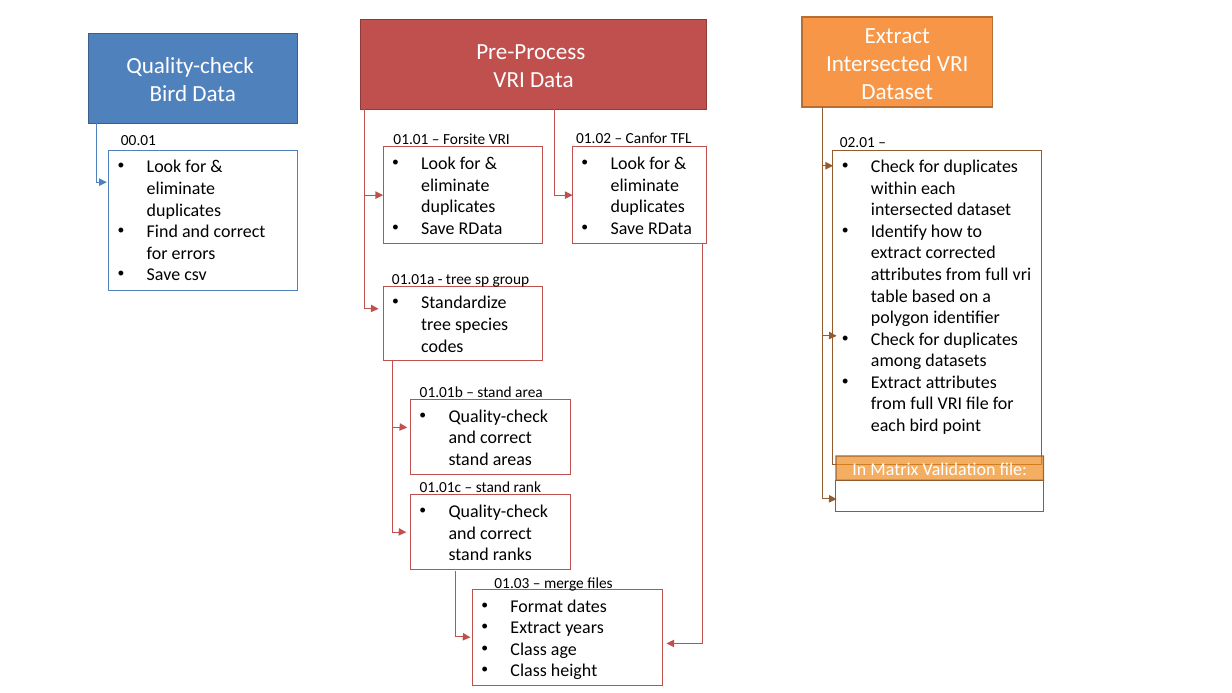
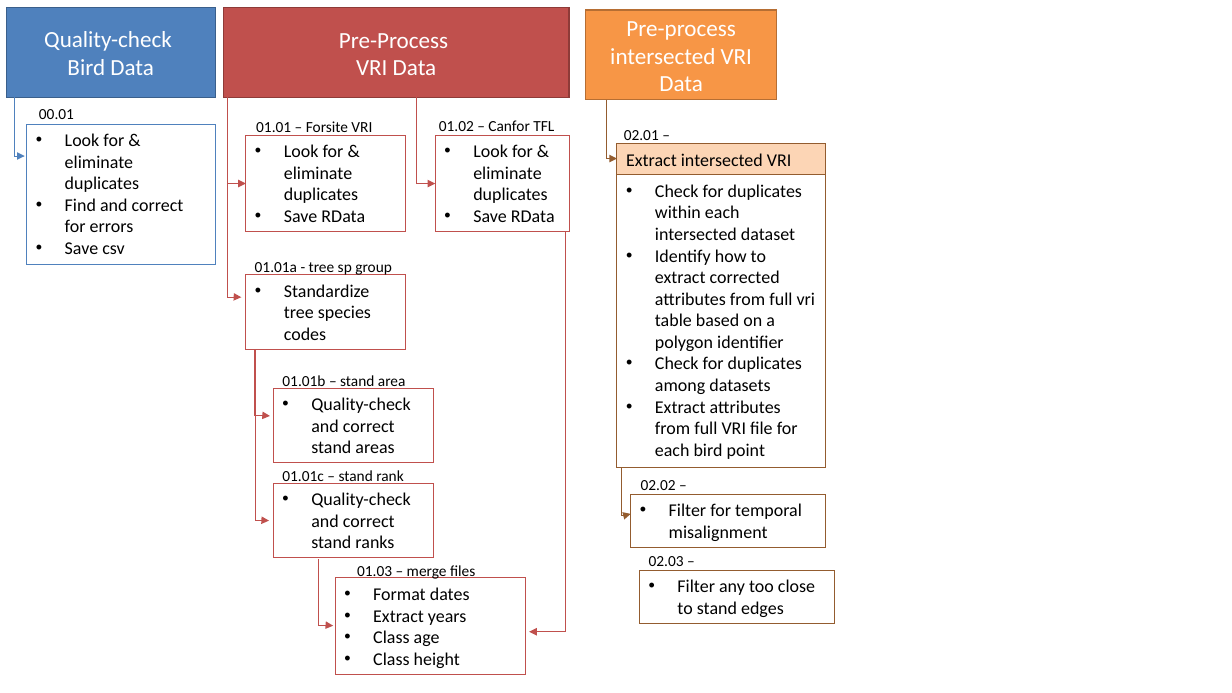
Before and after one commit to borealbirds/NBarker-BCVRImodels, a slide deck: slide 3 of VRI_bird_data_scenarios.pptx (slide 2 before the commit). Drawn at 1232x693 pixels with LibreOffice and Linux fonts; fonts in the diff are those of the drawing. Boxes give left, top, right and bottom in pixels: in the first picture for what was removed or moved away, otherwise in the second. Text is boxed around its words. In the diff, an @@ line names an element or a change of style, - is before the commit and + after.

Commit message:
Keep more VRI columns
Preprocess data to keep more VRI columns. Trouble-shooting why some stands have age=0

```diff
--- a/VRI_bird_data_scenarios.pptx
+++ b/VRI_bird_data_scenarios.pptx
@@ rectangle "Pre-process intersected VRI Data": place and size @@
-rectangle "Pre-process intersected VRI Data" at (802, 18, 993, 107)
+rectangle "Pre-process intersected VRI Data" at (586, 10, 776, 100)
@@ text in rectangle at (610, 21, 752, 91): text changed @@
-Extract Intersected VRI Dataset
+Pre-process intersected VRI Data
@@ 2 rectangles, 1 text, 1 elbow arrow: place and size @@
-2 rectangles, 1 text, 1 elbow arrow at (88, 33, 298, 290)
+2 rectangles, 1 text, 1 elbow arrow at (6, 7, 215, 263)
@@ elbow arrow moved from (823, 107) - (834, 165) to (606, 100) - (617, 159) @@
@@ text "02.01 –": place and size @@
-text "02.01 –" at (840, 137, 875, 151)
+text "02.01 –" at (624, 130, 659, 145)
@@ rectangle added at (617, 144, 826, 176), fill #FCD5B5, outline #935C2F 0.75 pt, 14 pt, text #000000 @@
+Extract intersected VRI
@@ rectangle "Check for duplicates within each ...": place and size @@
-rectangle "Check for duplicates within each ..." at (834, 151, 1043, 465)
+rectangle "Check for duplicates within each ..." at (617, 175, 826, 467)
@@ elbow arrow removed from (823, 165) to (836, 336) @@
@@ rectangle "Standardize tree species codes": place and size @@
-rectangle "Standardize tree species codes" at (384, 287, 543, 361)
+rectangle "Standardize tree species codes" at (246, 274, 406, 349)
@@ 6 texts, 4 rectangles, 4 elbow arrows: place and size @@
-6 texts, 4 rectangles, 4 elbow arrows at (360, 19, 706, 686)
+6 texts, 4 rectangles, 4 elbow arrows at (224, 7, 569, 675)
@@ elbow arrow moved from (823, 329) - (836, 499) to (622, 468) - (631, 514) @@
@@ rectangle removed at (836, 457, 1044, 481) @@
-In Matrix Validation file:
@@ rectangle added at (631, 494, 826, 547), outline #935C2F 0.75 pt, 14 pt, text #000000 @@
+• Filter for temporal misalignment
@@ text added at (641, 480, 676, 495), 12 pt, text #000000 @@
+02.02 –
@@ rectangle removed at (836, 481, 1044, 512) @@
@@ 3 elbow arrows, 2 rectangles: place and size @@
-3 elbow arrows, 2 rectangles at (365, 108, 707, 638)
+3 elbow arrows, 2 rectangles at (227, 96, 569, 626)
@@ text added at (649, 556, 684, 571), 12 pt, text #000000 @@
+02.03 –
@@ rectangle added at (640, 570, 835, 623), outline #935C2F 0.75 pt, 14 pt, text #000000 @@
+• Filter any too close to stand edges
```
Also in this commit, not shown: 1 other slide changed, 1 slide added, 13 other files.
